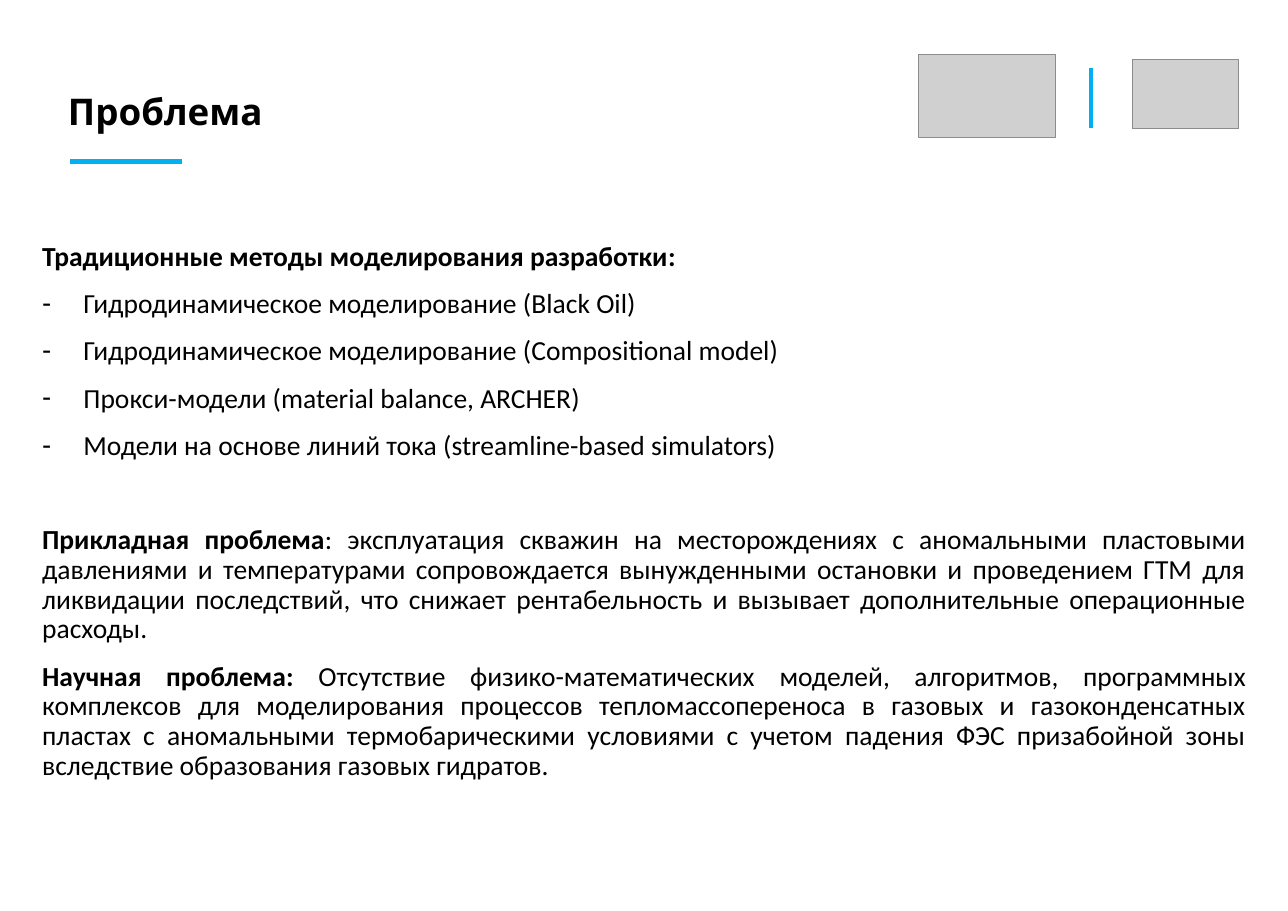
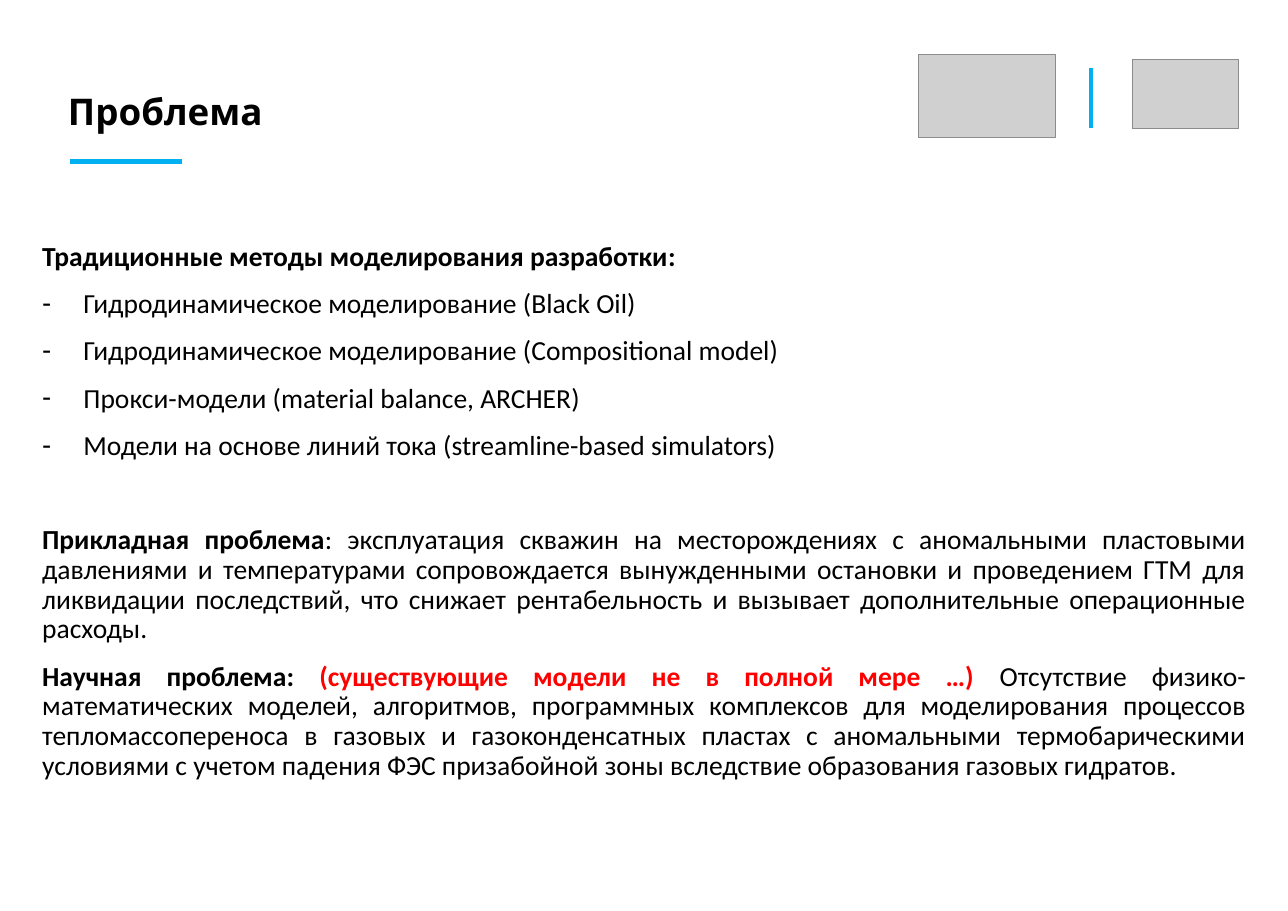
Before and after one commit to AlxndrKlbk/PhD_scriptorium, a slide deck: slide 3 of my_articles/3_course/автореферат/Kolbeko_AB_draft.pptx. Drawn at 1288x911 pixels with LibreOffice and Linux fonts; fonts in the diff are those of the drawing; grey boxes stand for pictures. Boxes give left, top, right and bottom in pixels: in the first picture for what was removed or moved away, otherwise in the second. Text is boxed around its words. In the diff, an @@ line names an element or a change of style, - is before the commit and + after.

```diff
--- a/my_articles/3_course/автореферат/Kolbeko_AB_draft.pptx
+++ b/my_articles/3_course/автореферат/Kolbeko_AB_draft.pptx
@@ text at (42, 665, 1246, 780): text changed @@
-Научная проблема: Отсутствие физико-математических моделей, алгоритмов, программных комплексов для моделирования процессов тепломассопереноса в газовых и газоконденсатных пластах с аномальными термобарическими условиями с учетом падения ФЭС призабойной зоны вследствие образования газовых гидратов.
+Научная проблема: (существующие модели не в полной мере …) Отсутствие физико-математических моделей, алгоритмов, программных комплексов для моделирования процессов тепломассопереноса в газовых и газоконденсатных пластах с аномальными термобарическими условиями с учетом падения ФЭС призабойной зоны вследствие образования газовых гидратов.
```
Also in this commit, not shown: 4 other slides changed, 3 slides added, 2 slides removed, 2 other files.
